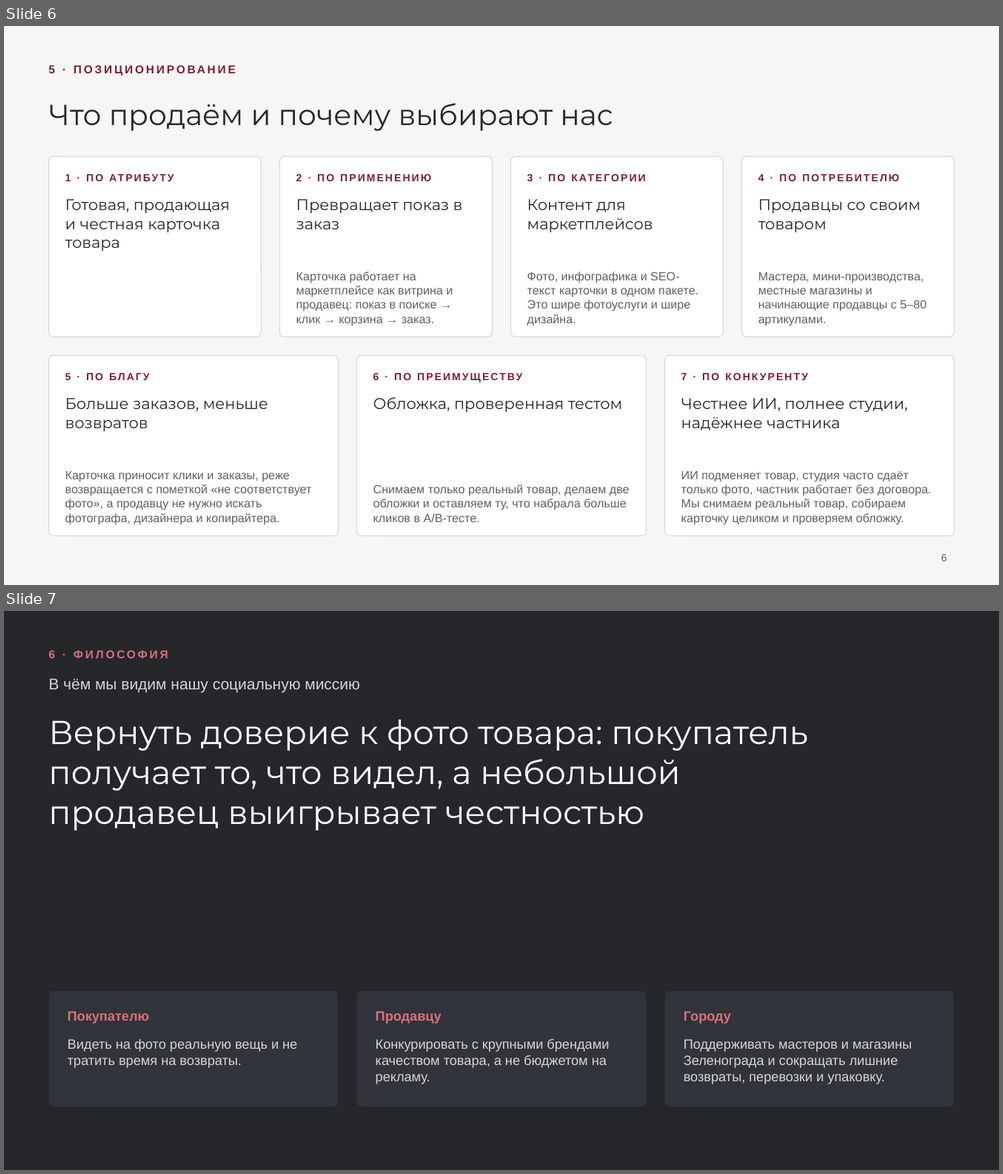
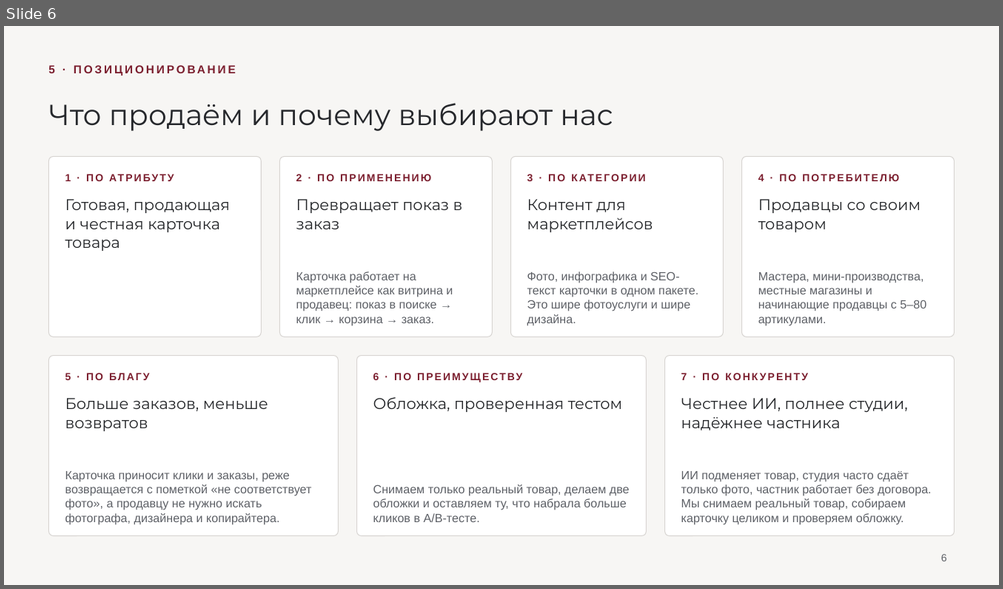
Before and after one commit to frnjuo/brand-photo-studio-, a slide deck: Презентация (редактируемая).pptx. Shown one above the other, each under a label of ours: slides 6 and 7 before the commit, slide 6 after it. The pictures are 1003x1174 and 1003x589 pixels, drawn with LibreOffice and Linux fonts; fonts in the diff are those of the drawing. Boxes give left, top, right and bottom in pixels: in the first picture for what was removed or moved away, otherwise in the second. Text is boxed around its words. In the diff, an @@ line names an element or a change of style, - is before the commit and + after.

```diff
--- a/Презентация (редактируемая).pptx
+++ b/Презентация (редактируемая).pptx
@@ slide 7 removed at [4,611,999,1170], background #25272B @@
@@ text removed at [48,650,168,658] @@
-6 · ФИЛОСОФИЯ
@@ text removed at [48,678,360,693] @@
-В чём мы видим нашу социальную миссию
@@ text removed at [48,719,808,831] @@
-Вернуть доверие к фото товара: покупатель получает то, что видел, а небольшой продавец выигрывает честностью
@@ rounded rectangle removed at [48,991,338,1107] @@
@@ rounded rectangle removed at [357,991,646,1107] @@
@@ rounded rectangle removed at [665,991,955,1107] @@
@@ text removed at [68,1011,149,1024] @@
-Покупателю
@@ text removed at [375,1011,441,1024] @@
-Продавцу
@@ text removed at [683,1011,731,1024] @@
-Городу
@@ text removed at [68,1039,297,1068] @@
-Видеть на фото реальную вещь и не тратить время на возвраты.
@@ text removed at [375,1039,609,1085] @@
-Конкурировать с крупными брендами качеством товара, а не бюджетом на рекламу.
@@ text removed at [683,1039,911,1085] @@
-Поддерживать мастеров и магазины Зеленограда и сокращать лишние возвраты, перевозки и упаковку.
```
Also in this commit, not shown: 1 slide added, 3 other files.
